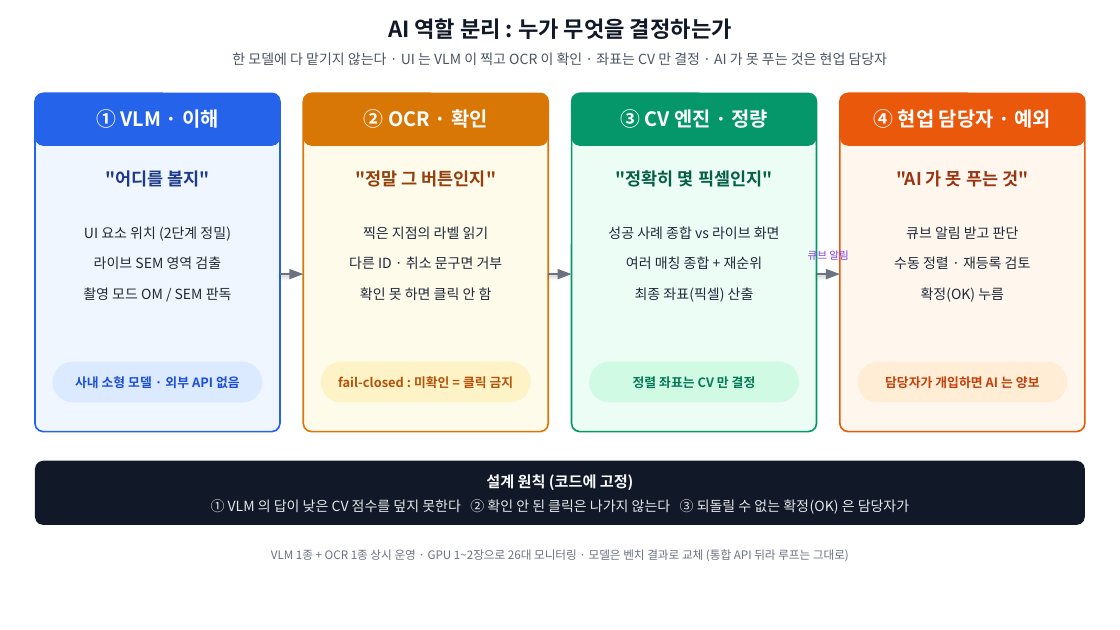
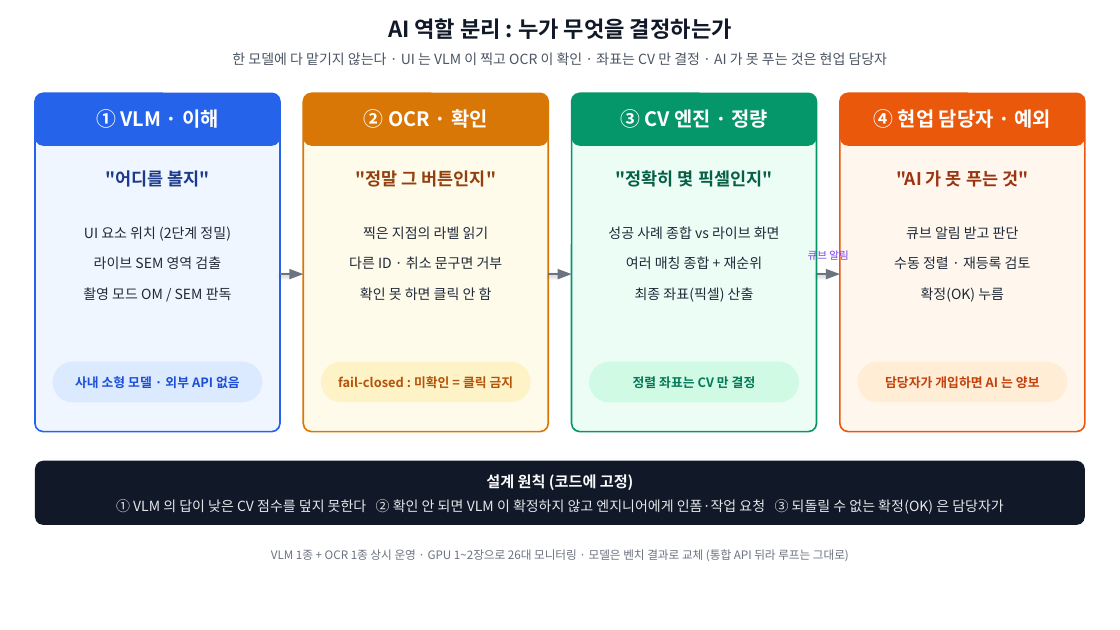
Before and after one commit to DarrenKoi/auto_recipe_creator, a slide deck: slide 2 of docs/project_progress/img/07/07_slides.pptx. Drawn at 1120x630 pixels with LibreOffice and Linux fonts; fonts in the diff are those of the drawing. Boxes give left, top, right and bottom in pixels: in the first picture for what was removed or moved away, otherwise in the second. Text is boxed around its words. In the diff, an @@ line names an element or a change of style, - is before the commit and + after.

```diff
--- a/docs/project_progress/img/07/07_slides.pptx
+++ b/docs/project_progress/img/07/07_slides.pptx
@@ text at bbox=[116, 499, 1003, 514]: text changed @@
-① VLM 의 답이 낮은 CV 점수를 덮지 못한다 ② 확인 안 된 클릭은 나가지 않는다 ③ 되돌릴 수 없는 확정(OK) 은 담당자가
+① VLM 의 답이 낮은 CV 점수를 덮지 못한다 ② 확인 안 되면 VLM 이 확정하지 않고 엔지니어에게 인폼·작업 요청 ③ 되돌릴 수 없는 확정(OK) 은 담당자가
```
Also in this commit, not shown: 1 other slide changed, 6 other files.
